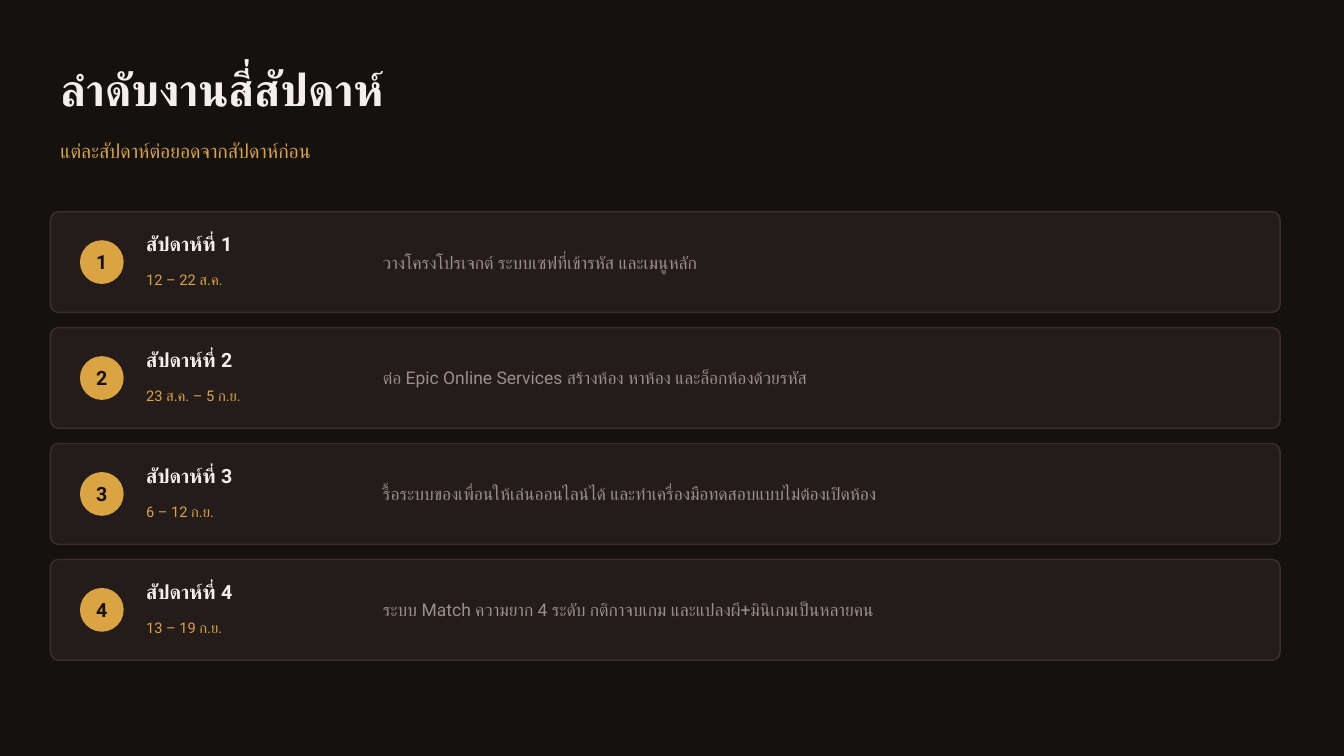
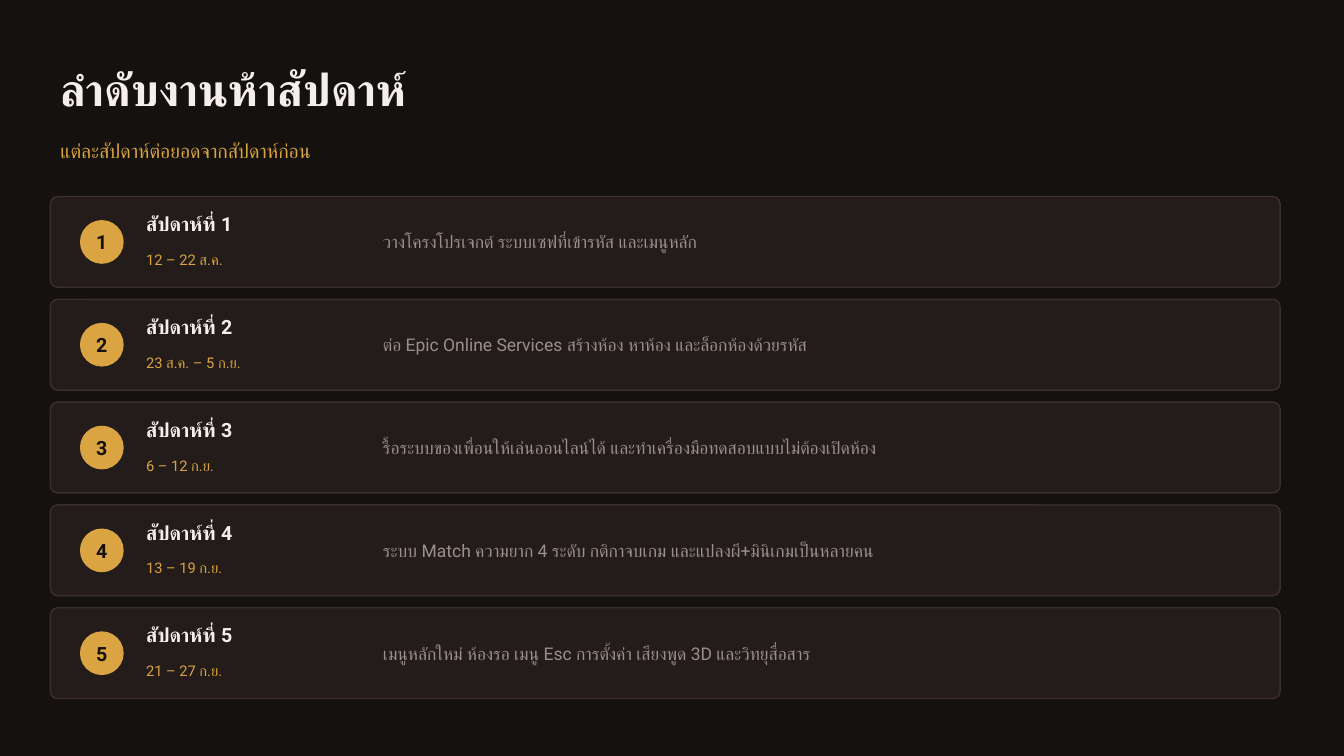
Before and after one commit to AtirojDev12/Pre-Thesis, a slide deck: slide 4 of Kong & Head Pro Grammer Presentation/Portfolio Kongkidakorn Chuayjang.pptx. Drawn at 1344x756 pixels with LibreOffice and Linux fonts; fonts in the diff are those of the drawing. Boxes give left, top, right and bottom in pixels: in the first picture for what was removed or moved away, otherwise in the second. Text is boxed around its words. In the diff, an @@ line names an element or a change of style, - is before the commit and + after.

```diff
--- a/Kong & Head Pro Grammer Presentation/Portfolio Kongkidakorn Chuayjang.pptx
+++ b/Kong & Head Pro Grammer Presentation/Portfolio Kongkidakorn Chuayjang.pptx
@@ text at (60,71,406,107): text changed @@
-ลำดับงานสี่สัปดาห์
+ลำดับงานห้าสัปดาห์
@@ rounded rectangle: place and size @@
-rounded rectangle at (50,212,1280,313)
+rounded rectangle at (50,197,1280,287)
@@ 4 texts, 1 ellipse: place and size @@
-4 texts, 1 ellipse at (81,236,697,285)
+4 texts, 1 ellipse at (81,216,697,265)
@@ rounded rectangle: place and size @@
-rounded rectangle at (50,328,1280,429)
+rounded rectangle at (50,299,1280,390)
@@ 4 texts, 1 ellipse: place and size @@
-4 texts, 1 ellipse at (81,352,807,401)
+4 texts, 1 ellipse at (81,319,807,368)
@@ rounded rectangle: place and size @@
-rounded rectangle at (50,444,1280,544)
+rounded rectangle at (50,402,1280,493)
@@ 4 texts, 1 ellipse: place and size @@
-4 texts, 1 ellipse at (81,468,876,517)
+4 texts, 1 ellipse at (81,422,876,471)
@@ rounded rectangle: place and size @@
-rounded rectangle at (50,560,1280,660)
+rounded rectangle at (50,505,1280,596)
@@ 4 texts, 1 ellipse: place and size @@
-4 texts, 1 ellipse at (81,584,874,633)
+4 texts, 1 ellipse at (81,524,874,573)
@@ rounded rectangle added at (50,608,1280,699), fill #241C1A, outline #3A2F2C 1 pt @@
@@ text added at (146,627,232,643), 14 pt, text #F4EFED, bold @@
+สัปดาห์ที่ 5
@@ ellipse added at (81,632,123,675), fill #D9A441, outline #D9A441 1 pt @@
@@ text added at (96,647,107,661), 14 pt, text #15110F, bold @@
+5
@@ text added at (383,646,810,665), 12.5 pt, text #9A8F8B @@
+เมนูหลักใหม่ ห้องรอ เมนู Esc การตั้งค่า เสียงพูด 3D และวิทยุสื่อสาร
@@ text added at (146,665,222,676), 10.5 pt, text #D9A441 @@
+21 – 27 ก.ย.
```
Also in this commit, not shown: 5 other slides changed, 2 slides added, 4 other files.
